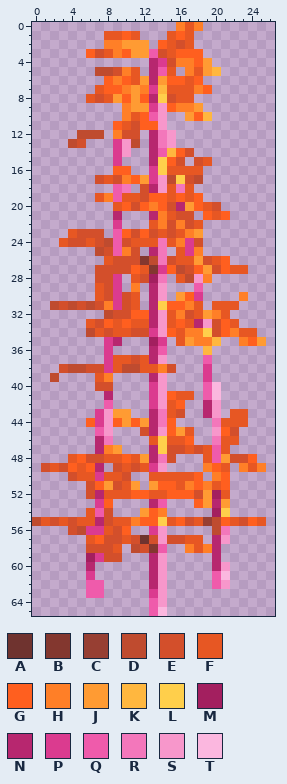
A sprite sheet gets an edit: objects/panda/fidwell.scenery_small.pandagr/images/0.png. The picture above was drawn from the file before the commit.
The file is 27x66 pixels.
Palette (. is transparent): A #6f332f  B #83372f  C #973f33  D #bf4b2f  E #d34f2b  F #e75723  G #ff5f1f  H #ff7f27  J #ff9b33  K #ffb73f  L #ffcf4b  M #a31f5f  N #b7276f  P #db3b8f  Q #ef5bab  R #f377bb  S #f797cb  T #fbb7df
New version:
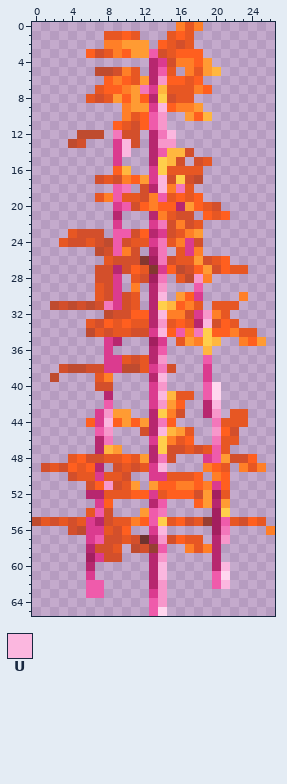
Colours new in this view: U #fbb7df
Diff:
{"colour":"T","old":"#fbb7df","new":"#ffd7ef"}
{"y":6,"x":14,"old":"J","new":"S"}
{"y":7,"x":12,"old":"H","new":"R"}
{"y":9,"x":14,"old":"S","new":"U"}
{"y":11,"x":13,"old":"G","new":"Q"}
{"y":12,"x":9,"old":"H","new":"R"}
{"y":12,"x":15,"old":"S","new":"U"}
{"y":13,"x":10,"old":"SD","new":"UE"}
{"y":13,"x":14,"old":"R","new":"S"}
{"y":14,"x":10,"old":"S","new":"U"}
{"y":14,"x":16,"old":"G","new":"K"}
{"y":15,"x":15,"old":"G","new":"K"}
{"y":16,"x":10,"old":"G","new":"K"}
{"y":17,"x":14,"old":"SD","new":"UE"}
{"y":18,"x":14,"old":"SF","new":"UH"}
{"y":19,"x":13,"old":"GG","new":"HQ"}
{"y":20,"x":9,"old":"FG","new":"PQ"}
{"y":20,"x":15,"old":"E","new":"G"}
{"y":22,"x":13,"old":"FH","new":"PR"}
{"y":23,"x":10,"old":"G","new":"Q"}
{"y":23,"x":13,"old":"EF","new":"NP"}
{"y":24,"x":13,"old":"F","new":"P"}
{"y":26,"x":13,"old":"D","new":"M"}
{"y":27,"x":9,"old":"E","new":"N"}
{"y":30,"x":14,"old":"S","new":"U"}
{"y":31,"x":8,"old":"H","new":"R"}
{"y":31,"x":15,"old":"G","new":"K"}
{"y":32,"x":14,"old":"SF","new":"UH"}
{"y":32,"x":18,"old":"FJ","new":"PS"}
{"y":33,"x":19,"old":"S","new":"U"}
{"y":34,"x":14,"old":"S","new":"U"}
{"y":34,"x":16,"old":"F","new":"Q"}
{"y":34,"x":18,"old":"H","new":"R"}
{"y":34,"x":20,"old":"E","new":"G"}
{"y":35,"x":19,"old":"H","new":"L"}
{"y":37,"x":9,"old":"F","new":"P"}
{"y":38,"x":9,"old":"F","new":"P"}
{"y":38,"x":13,"old":"FH","new":"PR"}
{"y":39,"x":14,"old":"S","new":"U"}
{"y":41,"x":14,"old":"SG","new":"UK"}
{"y":42,"x":15,"old":"F","new":"J"}
{"y":42,"x":20,"old":"S","new":"U"}
{"y":43,"x":14,"old":"RF","new":"LH"}
{"y":44,"x":8,"old":"S","new":"U"}
{"y":45,"x":14,"old":"SG","new":"UK"}
{"y":46,"x":13,"old":"F","new":"P"}
{"y":46,"x":15,"old":"F","new":"H"}
{"y":47,"x":8,"old":"H","new":"K"}
{"y":48,"x":19,"old":"F","new":"P"}
{"y":49,"x":14,"old":"S","new":"U"}
{"y":50,"x":13,"old":"FF","new":"PP"}
{"y":51,"x":8,"old":"J","new":"S"}
{"y":51,"x":16,"old":"F","new":"H"}
{"y":51,"x":20,"old":"F","new":"P"}
{"y":52,"x":6,"old":"E","new":"N"}
{"y":52,"x":13,"old":"F","new":"P"}
{"y":54,"x":13,"old":"GH","new":"QR"}
{"y":55,"x":6,"old":"F","new":"P"}
{"y":55,"x":13,"old":"G","new":"Q"}
{"y":55,"x":20,"old":"DG","new":"MQ"}
{"y":56,"x":14,"old":"S","new":"U"}
{"y":56,"x":20,"old":"D","new":"M"}
{"y":56,"x":26,"old":".","new":"H"}
{"y":57,"x":6,"old":"FG","new":"PQ"}
{"y":57,"x":13,"old":"E","new":"N"}
{"y":57,"x":16,"old":"E","new":"G"}
{"y":58,"x":6,"old":"E","new":"N"}
{"y":58,"x":13,"old":"B","new":"C"}
{"y":60,"x":14,"old":"S","new":"U"}
{"y":60,"x":21,"old":"S","new":"U"}
{"y":61,"x":14,"old":"S","new":"U"}
{"y":62,"x":21,"old":"S","new":"U"}
